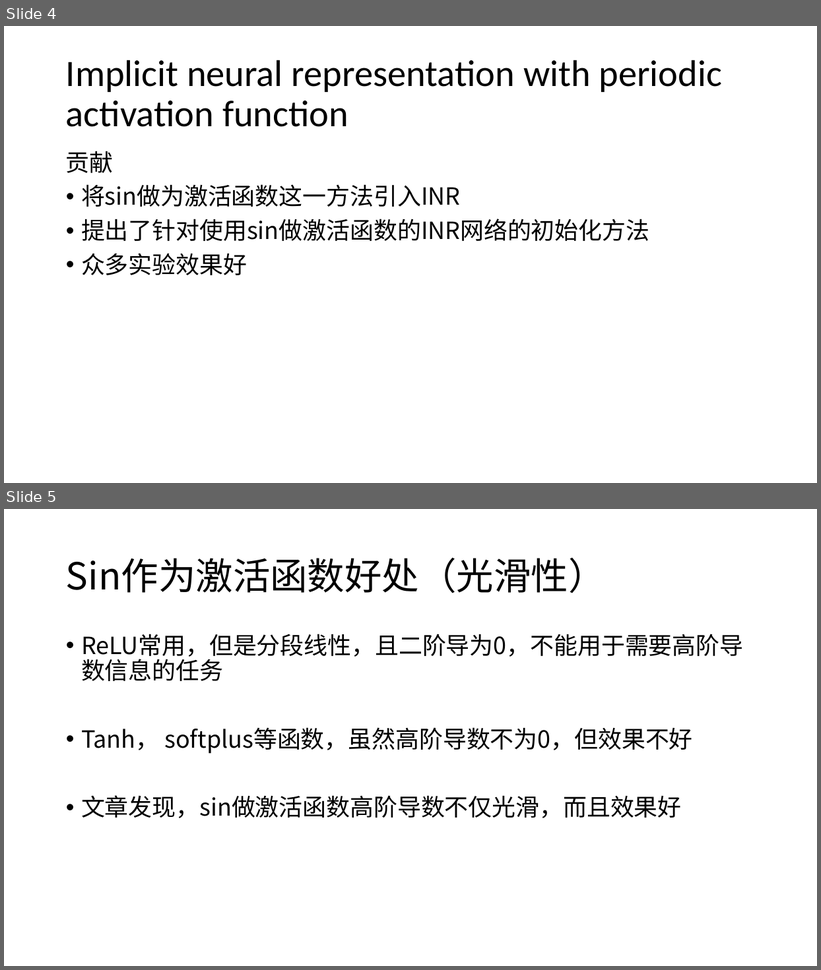
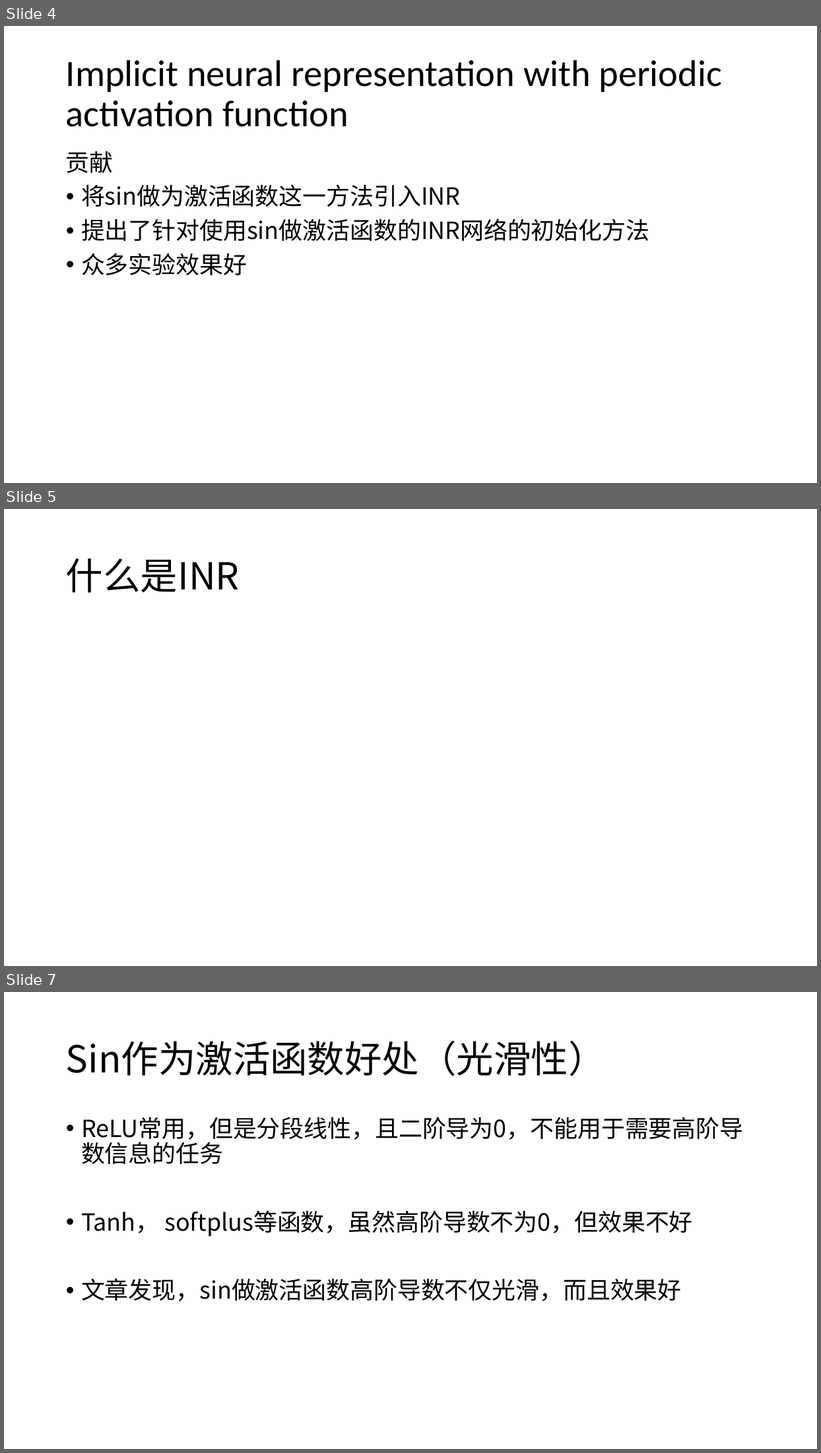
Before and after one commit to RisingEntropy/meeting_ljdeng, a slide deck: INR&PE.pptx. Shown one above the other, each under a label of ours: slides 4 and 5 before the commit, slides 4, 5 and 7 after it; the slides between them are not shown. The pictures are 821x970 and 821x1453 pixels, drawn with LibreOffice and Linux fonts; fonts in the diff are those of the drawing; grey boxes stand for pictures. Boxes give left, top, right and bottom in pixels: in the first picture for what was removed or moved away, otherwise in the second. Text is boxed around its words. In the diff, an @@ line names an element or a change of style, - is before the commit and + after.

```diff
--- a/INR&PE.pptx
+++ b/INR&PE.pptx
@@ slide 5 added at box(4, 509, 817, 966), background #FFFFFF @@
@@ title added at box(66, 559, 240, 593), 44 pt, text #000000 @@
+什么是INR
@@ what was slide 5 is now slide 7 @@
```
Also in this commit, not shown: 1 slide changed, 1 other slide added.
